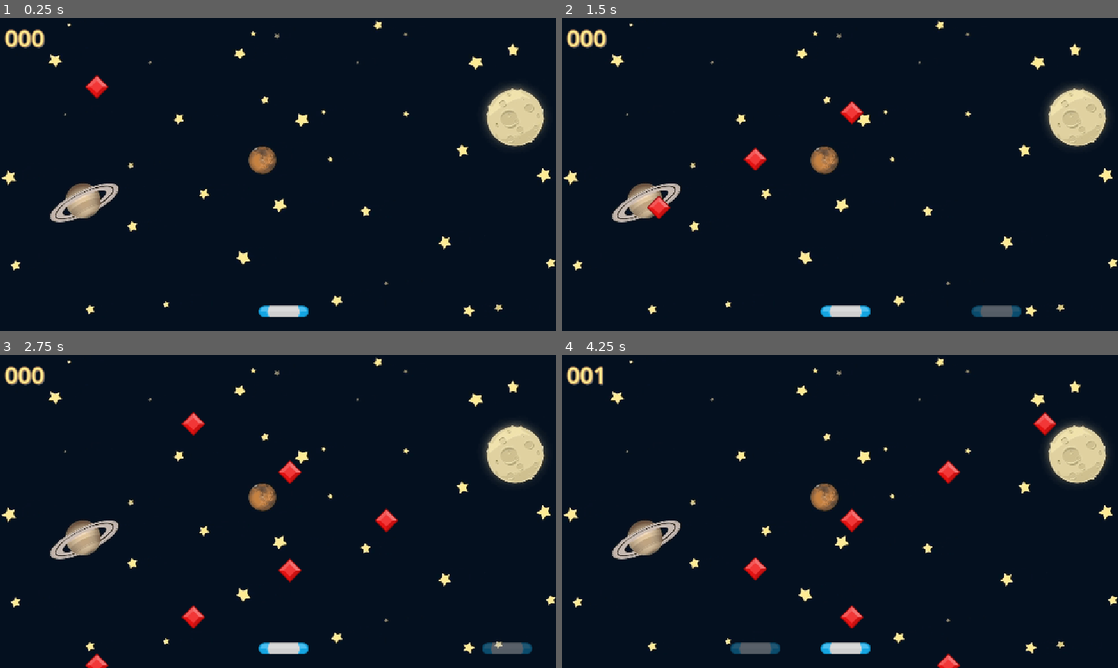
Above: before the commit, frames 1-4 (two rows, left to right).
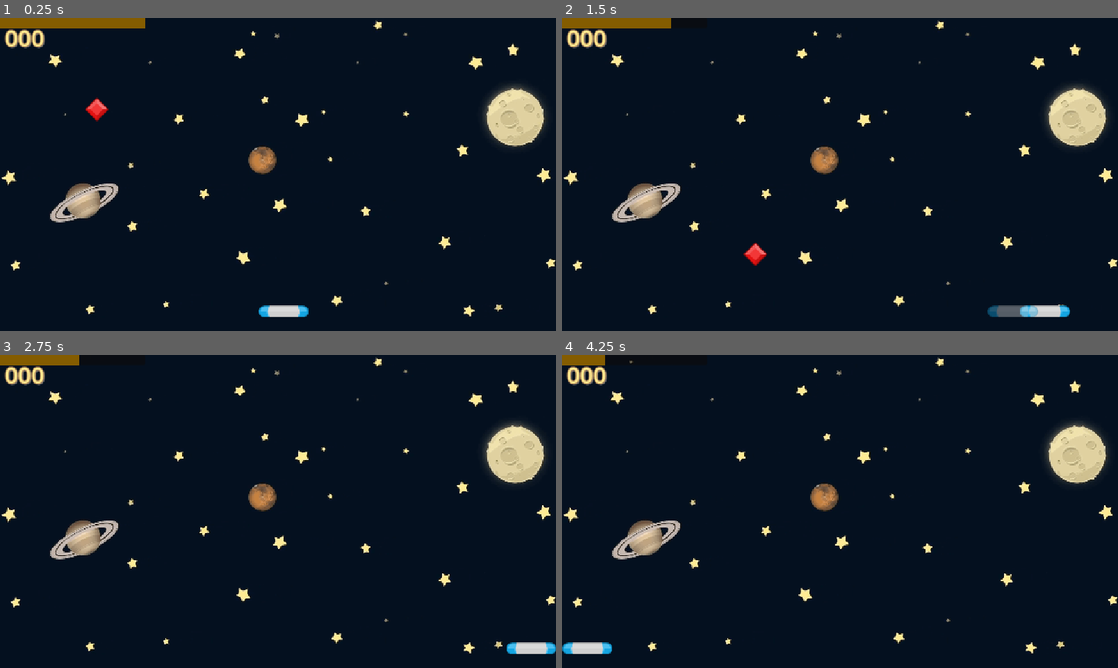
Above: after the commit, the same moments.

Repository: Wollex/GemCatcher
Game: Godot game, scene res://Scenes/Game/Game.tscn
Two runs of this game, one before a commit and one after it. Both use one fixed random seed, a clock stepped at 60 frames per second and the inputs below.
Inputs:
- Up to frame 1 (0.25 s): no input
- Up to frame 2 (1.5 s): hold D (move_right) 0.53-1.28 s; hold Space (ability, bound only after the commit) 0.53-1.28 s; hold A (move_left) from 1.28 s (still down); tap Space (ability, bound only after the commit) at 1.35 s
- Up to frame 3 (2.75 s): release A (move_left) at 2.03 s; hold D (move_right) from 2.03 s (still down); hold Space (ability, bound only after the commit) from 2.03 s (still down)
- Up to frame 4 (4.25 s): release Space (ability, bound only after the commit) at 2.78 s; tap Space (ability, bound only after the commit) at 2.85 s; release D (move_right) at 3.53 s; hold A (move_left) from 3.53 s (still down); hold Space (ability, bound only after the commit) from 3.53 s (still down)

The runs differ from the first frame. In frame 1, 1.2% of the frame differs, in the area x 0-27%, y 0-34%; in frame 2, 2.3%; in frame 3, 2.3%; in frame 4, 2.3%, in the area x 0-89%, y 0-100%.

Commit message:
Added stamina ability

Diff:
--- a/Scenes/Game/Game.gd
+++ b/Scenes/Game/Game.gd
@@ -1,18 +1,19 @@
 extends Node2D
+class_name Game
 
-class_name Game
+const EXPLODE = preload("res://assets/explode.wav")
+const GEM = preload("res://Scenes/Gem/Gem.tscn")
+
+@onready var game_ui: GameUI = %GameUI
+@onready var paddle: Paddle = $Paddle
+@onready var score_sound: AudioStreamPlayer2D = $ScoreSound
+@onready var sound: AudioStreamPlayer = $Sound
+@onready var score_label: Label = $ScoreLabel
 
 
 var _score: int = 0
-const EXPLODE = preload("res://assets/explode.wav")
-const GEM = preload("res://Scenes/Gem/Gem.tscn")
+
 const MARGIN: float = 70
-
-
-@onready var paddle: Area2D = $Paddle
-@onready var score_sound: AudioStreamPlayer2D = $ScoreSound
-@onready var sound: AudioStreamPlayer = $Sound
-@onready var score_label: Label = $ScoreLabel
 
 static var _vp_r: Rect2
 static func get_vpr() -> Rect2:
@@ -25,14 +26,14 @@
 var last_gem_x: float = 0
 var elapsed_time: float = 0.0
 var speed: float = 2
-
 var last_spawned_beat: int = -1
 
 
 func _ready() -> void:
 	update_vp()
 	get_viewport().size_changed.connect(update_vp)
-
+	await get_tree().process_frame
+	paddle.stamina_changed.connect(_on_paddle_stamina_changed)
 
 
 func update_vp() -> void:
@@ -98,3 +99,10 @@
 		if beat_index > last_spawned_beat and (beat_index % 1) == 0:
 			spawn_gem(elapsed_time)
 			last_spawned_beat = beat_index
+
+
+
+func _on_paddle_stamina_changed(current: float, max_value: float) -> void:
+	var ratio := 0.0 if max_value == 0.0 else current / max_value
+	if game_ui:
+		game_ui.set_stamina_ratio(ratio)
--- a/Scenes/Game/Game.tscn
+++ b/Scenes/Game/Game.tscn
@@ -1,13 +1,16 @@
 [gd_scene load_steps=6 format=3 uid="uid://dlj7cqu6r7mdq"]
 
-[ext_resource type="Script" uid="uid://dqdk6lyonsld4" path="res://Scenes/Game/Game.gd" id="1_ln2h6"]
 [ext_resource type="Texture2D" uid="uid://cifbkqboyb0jw" path="res://assets/GameBg.png" id="1_rdw05"]
+[ext_resource type="Script" uid="uid://dqdk6lyonsld4" path="res://Scenes/Game/Game.gd" id="1_y3kpf"]
+[ext_resource type="PackedScene" uid="uid://cj5m0welfakyn" path="res://Scenes/UI/GameUI.tscn" id="2_3k6gv"]
 [ext_resource type="PackedScene" uid="uid://cosi8kvbygul2" path="res://Scenes/Paddle/Paddle.tscn" id="2_gwu2e"]
-[ext_resource type="AudioStream" uid="uid://p63gryidv1nh" path="res://assets/LevelMusic.mp3" id="4_y3kpf"]
-[ext_resource type="AudioStream" uid="uid://cs13hhvaedpbp" path="res://assets/spell1_0.wav" id="5_y3kpf"]
+[ext_resource type="AudioStream" uid="uid://bq5dburutmw1v" path="res://assets/Level_Music1.wav" id="4_y3kpf"]
 
 [node name="Game" type="Node2D"]
-script = ExtResource("1_ln2h6")
+script = ExtResource("1_y3kpf")
+
+[node name="GameUI" parent="." instance=ExtResource("2_3k6gv")]
+unique_name_in_owner = true
 
 [node name="Background" type="Sprite2D" parent="."]
 position = Vector2(579, 299)
@@ -21,10 +24,8 @@
 stream = ExtResource("4_y3kpf")
 volume_db = -15.0
 autoplay = true
-parameters/looping = true
 
 [node name="ScoreSound" type="AudioStreamPlayer2D" parent="."]
-stream = ExtResource("5_y3kpf")
 volume_db = -10.0
 
 [node name="ScoreLabel" type="Label" parent="."]
--- a/Scenes/Gem/Gem.gd
+++ b/Scenes/Gem/Gem.gd
@@ -6,13 +6,13 @@
 signal gem_off_screen
 
 @onready var gem: Area2D = $"."
-const SPEED: float = 200.0
+const SPEED: float = 400.0
 
 const BPM: float = 120.0
 var beat_interval: float = 60.0
 var last_beat: int = -1
 
-
+@export var stamina_gain: float = 5.0
 
 
 # Called when the node enters the scene tree for the first time.
@@ -33,4 +33,6 @@
 	set_process(false)
 	queue_free()
 func _on_area_entered(area: Area2D) -> void:
+	if area.is_in_group("paddle"):
+		area.add_stamina(stamina_gain)
 	die()
--- a/Scenes/Paddle/Paddle.gd
+++ b/Scenes/Paddle/Paddle.gd
@@ -1,4 +1,8 @@
 extends Area2D
+class_name Paddle
+
+
+
 var snap_target_x := 0.0
 const SPEED: float = 1000
 const SNAP_SPEED: float = 5000  # brzina paddle
@@ -6,24 +10,56 @@
 @onready var holo: Sprite2D = $Holo
 @onready var sprite: Sprite2D = $Sprite2D
 
+signal stamina_changed(current: float, max: float)
+var stamina: float = 100
+const MAX_STAMINA: float = 100
+const STAMINA_DRAIN: float = 30
+const BOOST_SPEED: float = 1500
+var boost_active:=false
+
+
 var moving_left := false
 var moving_right := false
 var snapping := false
 var holo_active := false
 
 func _ready() -> void:
+	add_to_group("paddle")
+	emit_stamina()
 	holo.z_index = 10
 	holo.visible = false
 	holo.top_level = true
+
+func emit_stamina() -> void:
+	stamina_changed.emit(stamina, MAX_STAMINA)
 
 
 func _process(delta: float) -> void:
 	var vp = Game.get_vpr()
 	moving_left = Input.is_action_pressed("move_left")
 	moving_right = Input.is_action_pressed("move_right")
+	boost_active = Input.is_action_pressed("ability") and stamina > 0.0
 	var direction = int(moving_right) - int(moving_left)
 	var half_width = sprite.texture.get_width() / 2
 
+
+	if boost_active and direction != 0:
+		var before := stamina
+		stamina -= STAMINA_DRAIN*delta
+		if stamina <0.0:
+			stamina = 0.0
+			boost_active = false
+		if stamina !=before:
+			emit_stamina()
+
+
+		var new_x = global_position.x + BOOST_SPEED * delta * direction
+		new_x = clamp(new_x, half_width, vp.size.x - half_width)
+		global_position.x = new_x
+		holo.visible = false
+		holo_active = false
+		snapping = false
+		return
 
 	if direction != 0:
 		if not holo_active:
@@ -54,3 +90,11 @@
 			snapping = false
 			holo.visible = false
 			holo_active = false
+
+
+
+func add_stamina(amount: float) -> void:
+	var before := stamina
+	stamina = min(MAX_STAMINA, stamina + amount)
+	if stamina != before:
+		emit_stamina()
--- a/Scenes/Paddle/Paddle.tscn
+++ b/Scenes/Paddle/Paddle.tscn
@@ -7,7 +7,7 @@
 radius = 12.0
 height = 104.0
 
-[node name="Paddle" type="Area2D"]
+[node name="Paddle" type="Area2D" groups=["paddle"]]
 script = ExtResource("1_wuola")
 
 [node name="Sprite2D" type="Sprite2D" parent="."]
--- /dev/null
+++ b/Scenes/UI/GameUI.gd
@@ -0,0 +1,23 @@
+extends CanvasLayer
+class_name GameUI
+
+@onready var stamina_bg: Panel = $HUD/StaminaBG
+@onready var stamina_fill: ColorRect = $HUD/StaminaBG/StaminaFill
+
+var _max_w: float = 0.0
+
+
+func _ready() -> void:
+	await get_tree().process_frame
+	_max_w = stamina_bg.size.x
+	set_stamina_ratio(1.0)
+	pass
+
+
+func set_stamina_ratio(ratio: float) -> void:
+	ratio = clamp(ratio, 0.0, 1.0)
+	stamina_fill.size.x = _max_w * ratio
+
+
+func _process(delta: float) -> void:
+	pass
--- /dev/null
+++ b/Scenes/UI/GameUI.tscn
@@ -0,0 +1,25 @@
+[gd_scene load_steps=2 format=3 uid="uid://cj5m0welfakyn"]
+
+[ext_resource type="Script" uid="uid://dptlge0x2tp0n" path="res://Scenes/UI/GameUI.gd" id="1_13cgw"]
+
+[node name="GameUi" type="CanvasLayer"]
+script = ExtResource("1_13cgw")
+
+[node name="HUD" type="Control" parent="."]
+layout_mode = 3
+anchors_preset = 0
+offset_right = 40.0
+offset_bottom = 40.0
+
+[node name="StaminaBG" type="Panel" parent="HUD"]
+modulate = Color(0.516713, 0.362628, 0.360268, 1)
+layout_mode = 0
+offset_right = 300.0
+offset_bottom = 20.0
+pivot_offset = Vector2(20, 20)
+
+[node name="StaminaFill" type="ColorRect" parent="HUD/StaminaBG"]
+layout_mode = 0
+offset_right = 300.0
+offset_bottom = 20.0
+color = Color(1, 1, 0, 1)
--- a/project.godot
+++ b/project.godot
@@ -26,6 +26,13 @@
 
 [input]
 
+ui_accept={
+"deadzone": 0.5,
+"events": [Object(InputEventKey,"resource_local_to_scene":false,"resource_name":"","device":0,"window_id":0,"alt_pressed":false,"shift_pressed":false,"ctrl_pressed":false,"meta_pressed":false,"pressed":false,"keycode":4194309,"physical_keycode":0,"key_label":0,"unicode":0,"location":0,"echo":false,"script":null)
+, Object(InputEventKey,"resource_local_to_scene":false,"resource_name":"","device":0,"window_id":0,"alt_pressed":false,"shift_pressed":false,"ctrl_pressed":false,"meta_pressed":false,"pressed":false,"keycode":4194310,"physical_keycode":0,"key_label":0,"unicode":0,"location":0,"echo":false,"script":null)
+, Object(InputEventKey,"resource_local_to_scene":false,"resource_name":"","device":0,"window_id":0,"alt_pressed":false,"shift_pressed":false,"ctrl_pressed":false,"meta_pressed":false,"pressed":false,"keycode":32,"physical_keycode":0,"key_label":0,"unicode":32,"location":0,"echo":false,"script":null)
+]
+}
 move_left={
 "deadzone": 0.2,
 "events": [Object(InputEventKey,"resource_local_to_scene":false,"resource_name":"","device":0,"window_id":0,"alt_presse …(189 unchanged characters)…
@@ -38,6 +45,11 @@
 , Object(InputEventKey,"resource_local_to_scene":false,"resource_name":"","device":0,"window_id":0,"alt_pressed":false, …(185 unchanged characters)…
 ]
 }
+ability={
+"deadzone": 0.2,
+"events": [Object(InputEventKey,"resource_local_to_scene":false,"resource_name":"","device":0,"window_id":0,"alt_pressed":false,"shift_pressed":false,"ctrl_pressed":false,"meta_pressed":false,"pressed":false,"keycode":0,"physical_keycode":32,"key_label":0,"unicode":0,"location":0,"echo":false,"script":null)
+]
+}
 
 [rendering]
 
Not shown, added: Scenes/UI/GameUI.gd.uid
Not shown, removed: assets/LevelMusic.mp3.import
Not shown, added: assets/Level_Music1.wav.import
Not shown, changed: assets/LevelMusic.mp3
Not shown, added: assets/Level_Music1.wav
